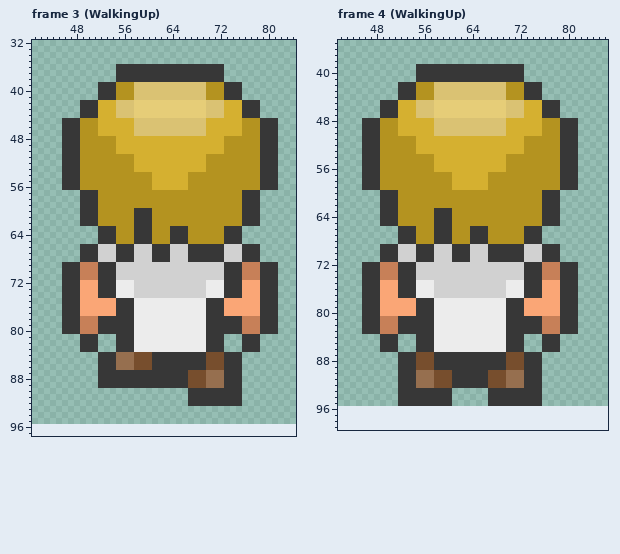
Pixel-art file -- ase/basicPlayer.ase. The picture above is the old version.
64x64 pixels, 37 frames. Pixels under 10% opacity are left out. Shown: frame 3 (WalkingUp): x 41..84, y 32..97; frame 4 (WalkingUp): x 42..86, y 35..99. The old version is drawn lined up with the new one, on the new canvas. The commit also changed other frames, which this record leaves out.
The same view after the edit:
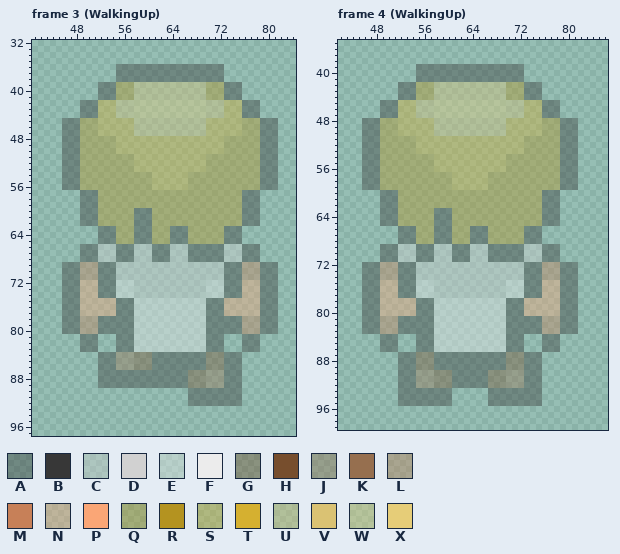
Palette (. is transparent): A #37373765  B #373737  C #d1d1d165  D #d1d1d1  E #ececec65  F #ececec  G #774e2d65  H #774e2d  J #966f4f65  K #966f4f  L #c7805865  M #c78058  N #faa67665  P #faa676  Q #b4932065  R #b49320  S #d5b03065  T #d5b030  U #dac27365  V #dac273  W #e6cd7865  X #e6cd78
Difference:
canvas 64x64 -> 128x128, the old top-left corner now at 32,32
Changed rows in their new state; - is an unchanged pixel.
Frame 3 (WalkingUp):
first column x 46:
36 ---------AAAAAAAAAAAAAAAAAA---------
37 ---------AAAAAAAAAAAAAAAAAA---------
38 ---------AAAAAAAAAAAAAAAAAA---------
39 ------AAAQQQUUUUUUUUUUUUQQQAAA------
40 ------AAAQQQUUUUUUUUUUUUQQQAAA------
41 ------AAAQQQUUUUUUUUUUUUQQQAAA------
42 ---AAASSSUUUWWWWWWWWWWWWUUUSSSAAA---
43 ---AAASSSUUUWWWWWWWWWWWWUUUSSSAAA---
44 ---AAASSSUUUWWWWWWWWWWWWUUUSSSAAA---
45 AAAQQQSSSSSSUUUUUUUUUUUUSSSSSSQQQAAA
46 AAAQQQSSSSSSUUUUUUUUUUUUSSSSSSQQQAAA
47 AAAQQQSSSSSSUUUUUUUUUUUUSSSSSSQQQAAA
48 AAAQQQQQQSSSSSSSSSSSSSSSSSSQQQQQQAAA
49 AAAQQQQQQSSSSSSSSSSSSSSSSSSQQQQQQAAA
50 AAAQQQQQQSSSSSSSSSSSSSSSSSSQQQQQQAAA
51 AAAQQQQQQQQQSSSSSSSSSSSSQQQQQQQQQAAA
52 AAAQQQQQQQQQSSSSSSSSSSSSQQQQQQQQQAAA
53 AAAQQQQQQQQQSSSSSSSSSSSSQQQQQQQQQAAA
54 AAAQQQQQQQQQQQQSSSSSSQQQQQQQQQQQQAAA
55 AAAQQQQQQQQQQQQSSSSSSQQQQQQQQQQQQAAA
56 AAAQQQQQQQQQQQQSSSSSSQQQQQQQQQQQQAAA
57 ---AAAQQQQQQQQQQQQQQQQQQQQQQQQAAA---
58 ---AAAQQQQQQQQQQQQQQQQQQQQQQQQAAA---
59 ---AAAQQQQQQQQQQQQQQQQQQQQQQQQAAA---
60 ---AAAQQQQQQAAAQQQQQQQQQQQQQQQAAA---
61 ---AAAQQQQQQAAAQQQQQQQQQQQQQQQAAA---
62 ---AAAQQQQQQAAAQQQQQQQQQQQQQQQAAA---
63 ------AAAQQQAAAQQQAAAQQQQQQAAA------
64 ------AAAQQQAAAQQQAAAQQQQQQAAA------
65 ------AAAQQQAAAQQQAAAQQQQQQAAA------
66 ---AAACCCAAACCCAAACCCAAAAAACCCAAA---
67 ---AAACCCAAACCCAAACCCAAAAAACCCAAA---
68 ---AAACCCAAACCCAAACCCAAAAAACCCAAA---
69 AAALLLAAACCCCCCCCCCCCCCCCCCAAALLLAAA
70 AAALLLAAACCCCCCCCCCCCCCCCCCAAALLLAAA
71 AAALLLAAACCCCCCCCCCCCCCCCCCAAALLLAAA
72 AAANNNAAAEEECCCCCCCCCCCCEEEAAANNNAAA
73 AAANNNAAAEEECCCCCCCCCCCCEEEAAANNNAAA
74 AAANNNAAAEEECCCCCCCCCCCCEEEAAANNNAAA
75 AAANNNNNNAAAEEEEEEEEEEEEAAANNNNNNAAA
76 AAANNNNNNAAAEEEEEEEEEEEEAAANNNNNNAAA
77 AAANNNNNNAAAEEEEEEEEEEEEAAANNNNNNAAA
78 AAALLLAAAAAAEEEEEEEEEEEEAAAAAALLLAAA
79 AAALLLAAAAAAEEEEEEEEEEEEAAAAAALLLAAA
80 AAALLLAAAAAAEEEEEEEEEEEEAAAAAALLLAAA
81 ---AAA---AAAEEEEEEEEEEEEAAA---AAA---
82 ---AAA---AAAEEEEEEEEEEEEAAA---AAA---
83 ---AAA---AAAEEEEEEEEEEEEAAA---AAA---
84 ------AAAJJJGGGAAAAAAAAAGGGAAA------
85 ------AAAJJJGGGAAAAAAAAAGGGAAA------
86 ------AAAJJJGGGAAAAAAAAAGGGAAA------
87 ------AAAAAAAAAAAAAAAGGGJJJAAA------
88 ------AAAAAAAAAAAAAAAGGGJJJAAA------
89 ------AAAAAAAAAAAAAAAGGGJJJAAA------
90 ---------------------AAAAAAAAA------
91 ---------------------AAAAAAAAA------
92 ---------------------AAAAAAAAA------
Frame 4 (WalkingUp):
first column x 46:
 39 ---------AAAAAAAAAAAAAAAAAA---------
 40 ---------AAAAAAAAAAAAAAAAAA---------
 41 ---------AAAAAAAAAAAAAAAAAA---------
 42 ------AAAQQQUUUUUUUUUUUUQQQAAA------
 43 ------AAAQQQUUUUUUUUUUUUQQQAAA------
 44 ------AAAQQQUUUUUUUUUUUUQQQAAA------
 45 ---AAASSSUUUWWWWWWWWWWWWUUUSSSAAA---
 46 ---AAASSSUUUWWWWWWWWWWWWUUUSSSAAA---
 47 ---AAASSSUUUWWWWWWWWWWWWUUUSSSAAA---
 48 AAAQQQSSSSSSUUUUUUUUUUUUSSSSSSQQQAAA
 49 AAAQQQSSSSSSUUUUUUUUUUUUSSSSSSQQQAAA
 50 AAAQQQSSSSSSUUUUUUUUUUUUSSSSSSQQQAAA
 51 AAAQQQQQQSSSSSSSSSSSSSSSSSSQQQQQQAAA
 52 AAAQQQQQQSSSSSSSSSSSSSSSSSSQQQQQQAAA
 53 AAAQQQQQQSSSSSSSSSSSSSSSSSSQQQQQQAAA
 54 AAAQQQQQQQQQSSSSSSSSSSSSQQQQQQQQQAAA
 55 AAAQQQQQQQQQSSSSSSSSSSSSQQQQQQQQQAAA
 56 AAAQQQQQQQQQSSSSSSSSSSSSQQQQQQQQQAAA
 57 AAAQQQQQQQQQQQQSSSSSSQQQQQQQQQQQQAAA
 58 AAAQQQQQQQQQQQQSSSSSSQQQQQQQQQQQQAAA
 59 AAAQQQQQQQQQQQQSSSSSSQQQQQQQQQQQQAAA
 60 ---AAAQQQQQQQQQQQQQQQQQQQQQQQQAAA---
 61 ---AAAQQQQQQQQQQQQQQQQQQQQQQQQAAA---
 62 ---AAAQQQQQQQQQQQQQQQQQQQQQQQQAAA---
 63 ---AAAQQQQQQAAAQQQQQQQQQQQQQQQAAA---
 64 ---AAAQQQQQQAAAQQQQQQQQQQQQQQQAAA---
 65 ---AAAQQQQQQAAAQQQQQQQQQQQQQQQAAA---
 66 ------AAAQQQAAAQQQAAAQQQQQQAAA------
 67 ------AAAQQQAAAQQQAAAQQQQQQAAA------
 68 ------AAAQQQAAAQQQAAAQQQQQQAAA------
 69 ---AAACCCAAACCCAAACCCAAAAAACCCAAA---
 70 ---AAACCCAAACCCAAACCCAAAAAACCCAAA---
 71 ---AAACCCAAACCCAAACCCAAAAAACCCAAA---
 72 AAALLLAAACCCCCCCCCCCCCCCCCCAAALLLAAA
 73 AAALLLAAACCCCCCCCCCCCCCCCCCAAALLLAAA
 74 AAALLLAAACCCCCCCCCCCCCCCCCCAAALLLAAA
 75 AAANNNAAAEEECCCCCCCCCCCCEEEAAANNNAAA
 76 AAANNNAAAEEECCCCCCCCCCCCEEEAAANNNAAA
 77 AAANNNAAAEEECCCCCCCCCCCCEEEAAANNNAAA
 78 AAANNNNNNAAAEEEEEEEEEEEEAAANNNNNNAAA
 79 AAANNNNNNAAAEEEEEEEEEEEEAAANNNNNNAAA
 80 AAANNNNNNAAAEEEEEEEEEEEEAAANNNNNNAAA
 81 AAALLLAAAAAAEEEEEEEEEEEEAAAAAALLLAAA
 82 AAALLLAAAAAAEEEEEEEEEEEEAAAAAALLLAAA
 83 AAALLLAAAAAAEEEEEEEEEEEEAAAAAALLLAAA
 84 ---AAA---AAAEEEEEEEEEEEEAAA---AAA---
 85 ---AAA---AAAEEEEEEEEEEEEAAA---AAA---
 86 ---AAA---AAAEEEEEEEEEEEEAAA---AAA---
 87 ------AAAGGGAAAAAAAAAAAAGGGAAA------
 88 ------AAAGGGAAAAAAAAAAAAGGGAAA------
 89 ------AAAGGGAAAAAAAAAAAAGGGAAA------
 90 ------AAAJJJGGGAAAAAAGGGJJJAAA------
 91 ------AAAJJJGGGAAAAAAGGGJJJAAA------
 92 ------AAAJJJGGGAAAAAAGGGJJJAAA------
 93 ------AAAAAAAAA------AAAAAAAAA------
 94 ------AAAAAAAAA------AAAAAAAAA------
 95 ------AAAAAAAAA------AAAAAAAAA------
Changed places in both pictures, as pixel boxes (x1, y1, x2, y2):
changed: (62, 64, 278, 406)
changed: (362, 64, 578, 406)
